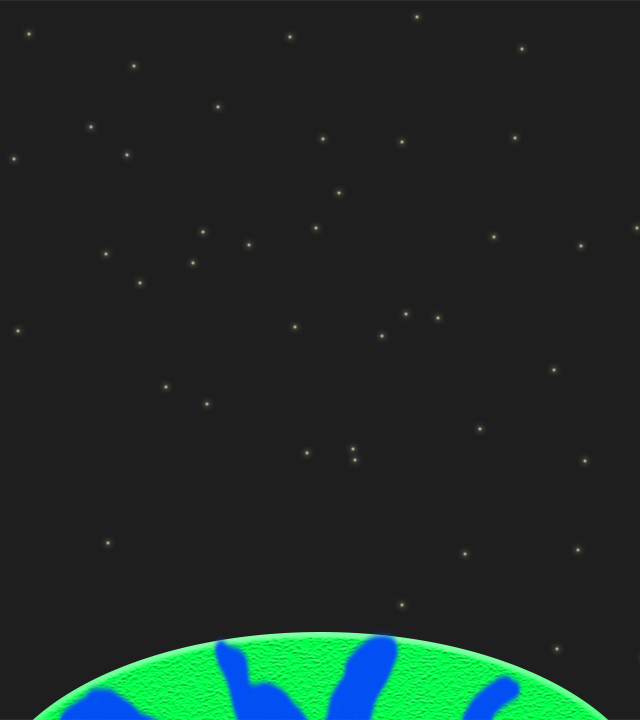
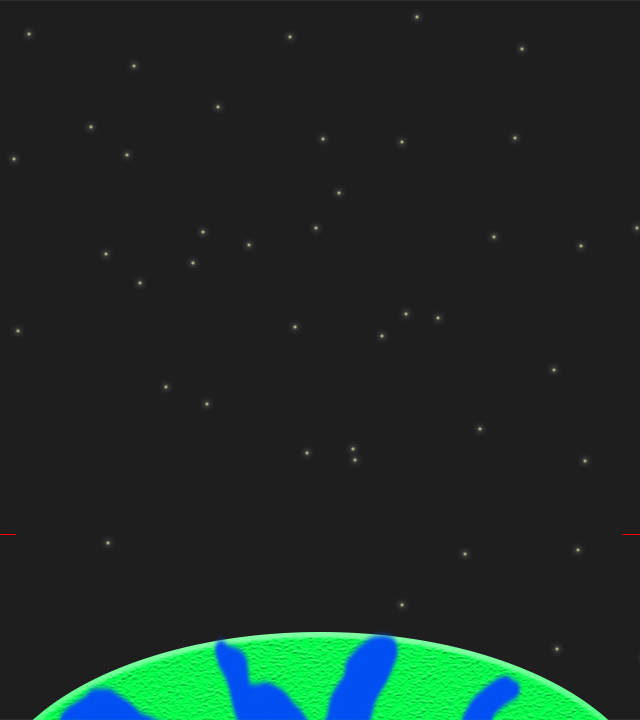
Two versions of the same layered image (640×720). Layer-by-layer changes:
added layer "Form 1" above "Ellips 4" over [0, 534, 640, 535]
